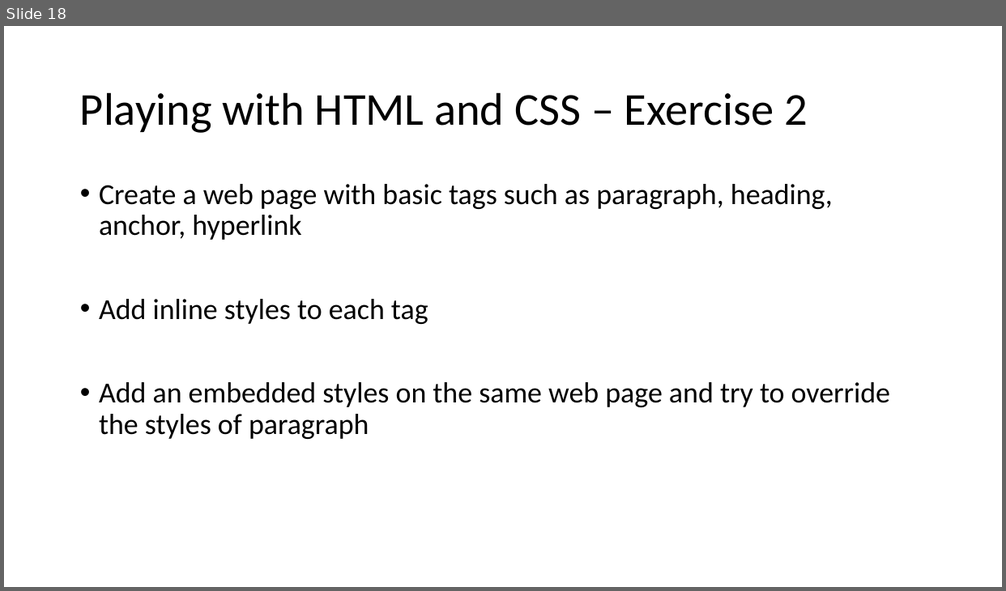
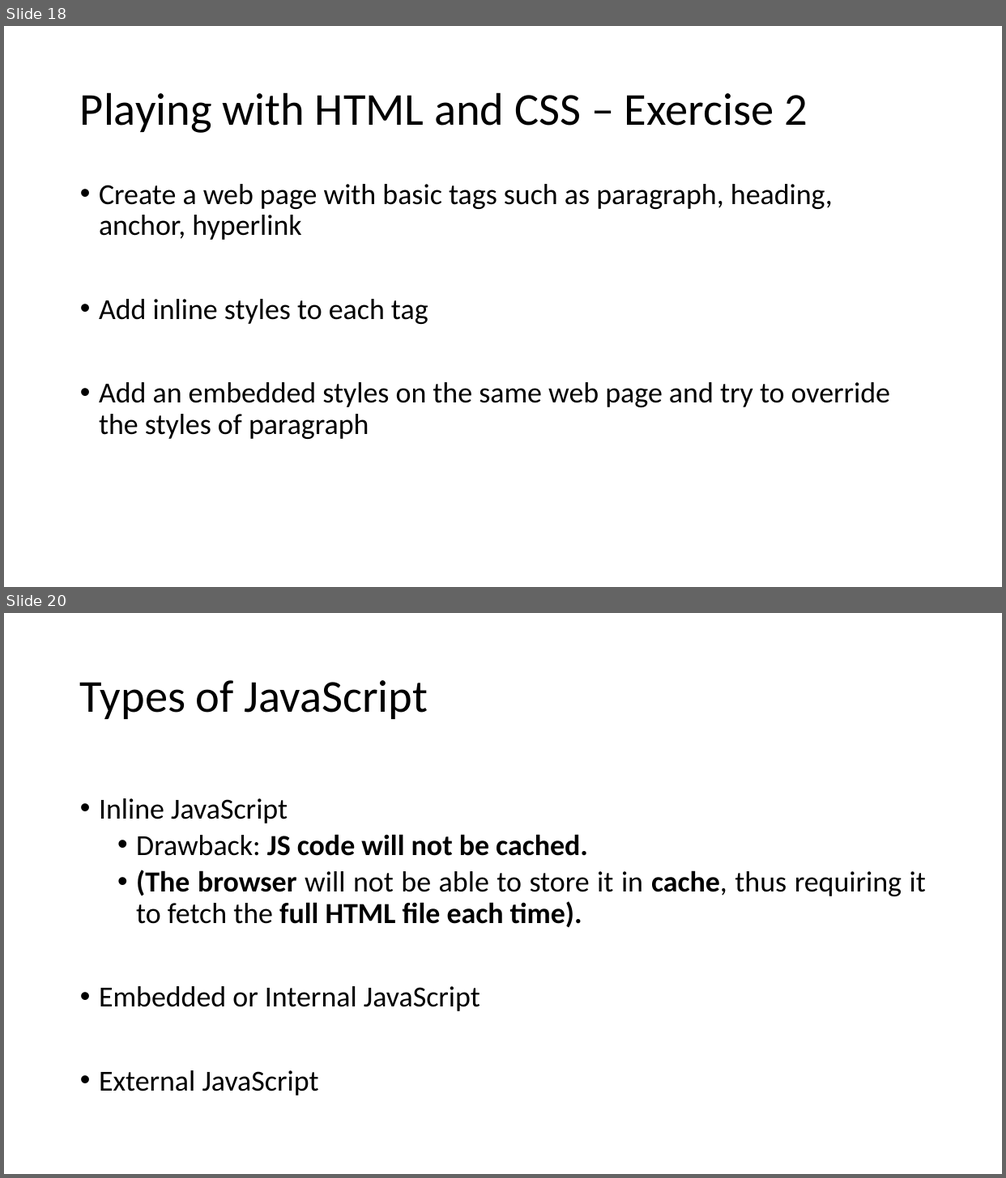
Before and after one commit to sibichakkaravarthy/CSE4004--WebTechnologies, a slide deck: WT_LAB.pptx. Shown one above the other, each under a label of ours: slide 18 before the commit, slides 18 and 20 after it; the slides between them are not shown. The pictures are 1006x591 and 1006x1178 pixels, drawn with LibreOffice and Linux fonts; fonts in the diff are those of the drawing. Boxes give left, top, right and bottom in pixels: in the first picture for what was removed or moved away, otherwise in the second. Text is boxed around its words. In the diff, an @@ line names an element or a change of style, - is before the commit and + after.

```diff
--- a/WT_LAB.pptx
+++ b/WT_LAB.pptx
@@ slide 20 added at bbox=[4, 613, 1002, 1174], background #FFFFFF @@
@@ title added at bbox=[80, 680, 428, 719], 44 pt, text #000000 @@
+Types of JavaScript
@@ text added at bbox=[99, 798, 926, 1096], 28 pt, text #000000 @@
+• Inline JavaScript
+  • Drawback: JS code will not be cached.
+  • (The browser will not be able to store it in cache, thus requiring it to fetch the full HTML file each time).
+• Embedded or Internal JavaScript
+• External JavaScript
```
Also in this commit, not shown: 17 other slides added.
